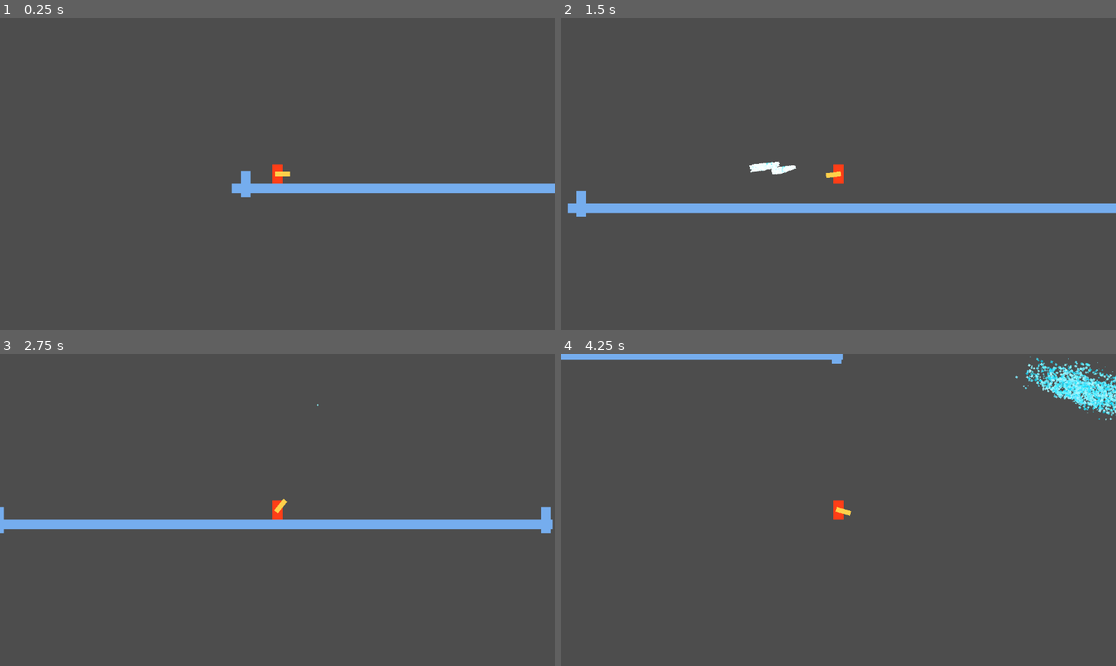
Above: before the commit, frames 1-4 (two rows, left to right).
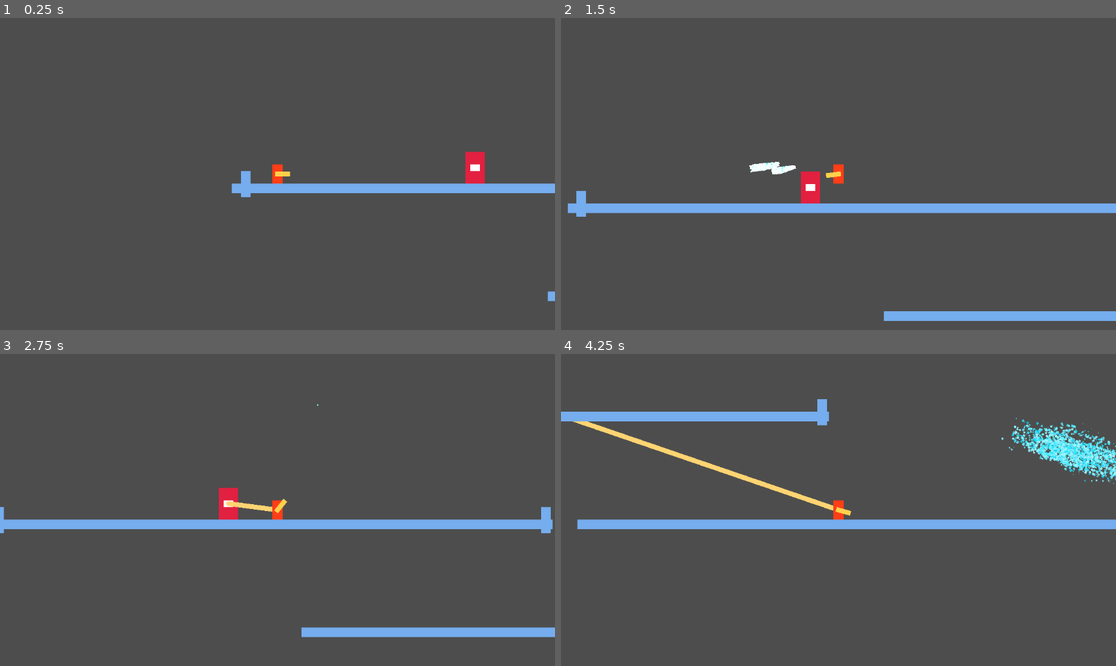
Above: after the commit, the same moments.

Repository: Samanagos/firefighting-game
Game: Godot game, scene res://scenes/Main.tscn
Same seed, same stepped clock (60 frames per second), same inputs: the game is played once before the commit and once after it.
Inputs (mouse positions are in pixels of both pictures, inside the frame that each line leads up to):
- Up to frame 1 (0.25 s): no input
- Up to frame 2 (1.5 s): move the mouse to (960, 158) at 0.52 s; hold D (move_right) 0.53-1.28 s; tap E (interact, bound only after the commit) at 0.6 s; tap Space (move_jump) at 0.77 s; move the mouse to (727, 189) at 1.27 s; hold A (move_left) from 1.28 s (still down); click (727, 189) at 1.35 s
- Up to frame 3 (2.75 s): tap Space (move_jump) at 1.52 s; tap E (interact, bound only after the commit) at 1.55, 2.1 s; move the mouse to (333, 441) at 2.02 s; release A (move_left) at 2.03 s; hold D (move_right) from 2.03 s (still down)
- Up to frame 4 (4.25 s): move the mouse to (810, 572) at 2.77 s; tap E (interact, bound only after the commit) at 2.85, 3.8 s; tap Space (move_jump) at 3.02, 3.77 s; move the mouse to (1005, 556) at 3.52 s; release D (move_right) at 3.53 s; hold A (move_left) from 3.53 s (still down); click (1005, 556) at 3.6 s

The runs differ from the first frame. In frame 1, 0.4% of the frame differs, in the area x 83-100%, y 42-91%; in frame 2, 1.7%; in frame 3, 2.0%; in frame 4, 9.6%, in the area x 0-100%, y 0-57%.

Commit message:
Firehydrant hose works!!!

Diff:
--- a/project.godot
+++ b/project.godot
@@ -63,6 +63,11 @@
 , Object(InputEventKey,"resource_local_to_scene":false,"resource_name":"","device":-1,"window_id":0,"alt_pressed":false,"shift_pressed":false,"ctrl_pressed":false,"meta_pressed":false,"pressed":false,"keycode":0,"physical_keycode":68,"key_label":0,"unicode":100,"echo":false,"script":null)
 ]
 }
+interact={
+"deadzone": 0.5,
+"events": [Object(InputEventKey,"resource_local_to_scene":false,"resource_name":"","device":-1,"window_id":0,"alt_pressed":false,"shift_pressed":false,"ctrl_pressed":false,"meta_pressed":false,"pressed":false,"keycode":0,"physical_keycode":69,"key_label":0,"unicode":101,"echo":false,"script":null)
+]
+}
 
 [physics]
 
--- a/scenes/Main.tscn
+++ b/scenes/Main.tscn
@@ -1,10 +1,15 @@
-[gd_scene load_steps=3 format=3 uid="uid://b5mtvc6m481b2"]
+[gd_scene load_steps=4 format=3 uid="uid://b5mtvc6m481b2"]
 
 [ext_resource type="PackedScene" uid="uid://7segohc0sfkl" path="res://scenes/player.tscn" id="1_7s12c"]
 [ext_resource type="PackedScene" uid="uid://bwt5qex4ltk7a" path="res://scenes/platform.tscn" id="2_xnqmj"]
+[ext_resource type="PackedScene" uid="uid://dwu6vg68y73ro" path="res://scenes/firehydrant.tscn" id="3_icb62"]
 
 [node name="Node2D" type="Node2D"]
 position = Vector2(5, 494)
+
+[node name="FireHydrant" parent="." node_paths=PackedStringArray("player") instance=ExtResource("3_icb62")]
+position = Vector2(476, -34)
+player = NodePath("../Player")
 
 [node name="Player" parent="." instance=ExtResource("1_7s12c")]
 position = Vector2(66, -48)
@@ -23,3 +28,11 @@
 [node name="Platform2" parent="." instance=ExtResource("2_xnqmj")]
 position = Vector2(1135, 0)
 rotation = 1.5708
+
+[node name="MainPlat2" parent="." instance=ExtResource("2_xnqmj")]
+position = Vector2(1216, 233)
+scale = Vector2(21.8, 1)
+
+[node name="MainPlat3" parent="." instance=ExtResource("2_xnqmj")]
+position = Vector2(-67.9998, 357)
+scale = Vector2(21.8, 1)
--- a/scenes/firehydrant.tscn
+++ b/scenes/firehydrant.tscn
@@ -1,6 +1,12 @@
-[gd_scene format=3 uid="uid://dwu6vg68y73ro"]
+[gd_scene load_steps=3 format=3 uid="uid://dwu6vg68y73ro"]
+
+[ext_resource type="Script" path="res://scripts/firehydrant.gd" id="1_l2h06"]
+
+[sub_resource type="RectangleShape2D" id="RectangleShape2D_cppqo"]
+size = Vector2(124, 98)
 
 [node name="FireHydrant" type="Node2D"]
+script = ExtResource("1_l2h06")
 
 [node name="ColorRect" type="ColorRect" parent="."]
 anchors_preset = 8
@@ -29,3 +35,15 @@
 offset_bottom = 7.0
 grow_horizontal = 2
 grow_vertical = 2
+
+[node name="DetectShape" type="Area2D" parent="."]
+collision_layer = 0
+
+[node name="CollisionShape2D" type="CollisionShape2D" parent="DetectShape"]
+position = Vector2(0, -16)
+shape = SubResource("RectangleShape2D_cppqo")
+
+[node name="Hose" type="Line2D" parent="."]
+default_color = Color(1, 0.832548, 0.448968, 1)
+begin_cap_mode = 2
+end_cap_mode = 2
--- /dev/null
+++ b/scripts/firehydrant.gd
@@ -0,0 +1,18 @@
+extends Node2D
+
+@export var player: RigidBody2D
+
+func _ready():
+	$Hose.add_point(Vector2.ZERO) # Self position.
+
+var enabled = false
+func _process(_delta):
+	if $DetectShape.overlaps_body(player):
+		if Input.is_action_just_released("interact"):
+			enabled = true
+
+	if $Hose.get_point_count() >= 2:
+		$Hose.remove_point(1)
+
+	if enabled:
+		$Hose.add_point(player.position - position)
